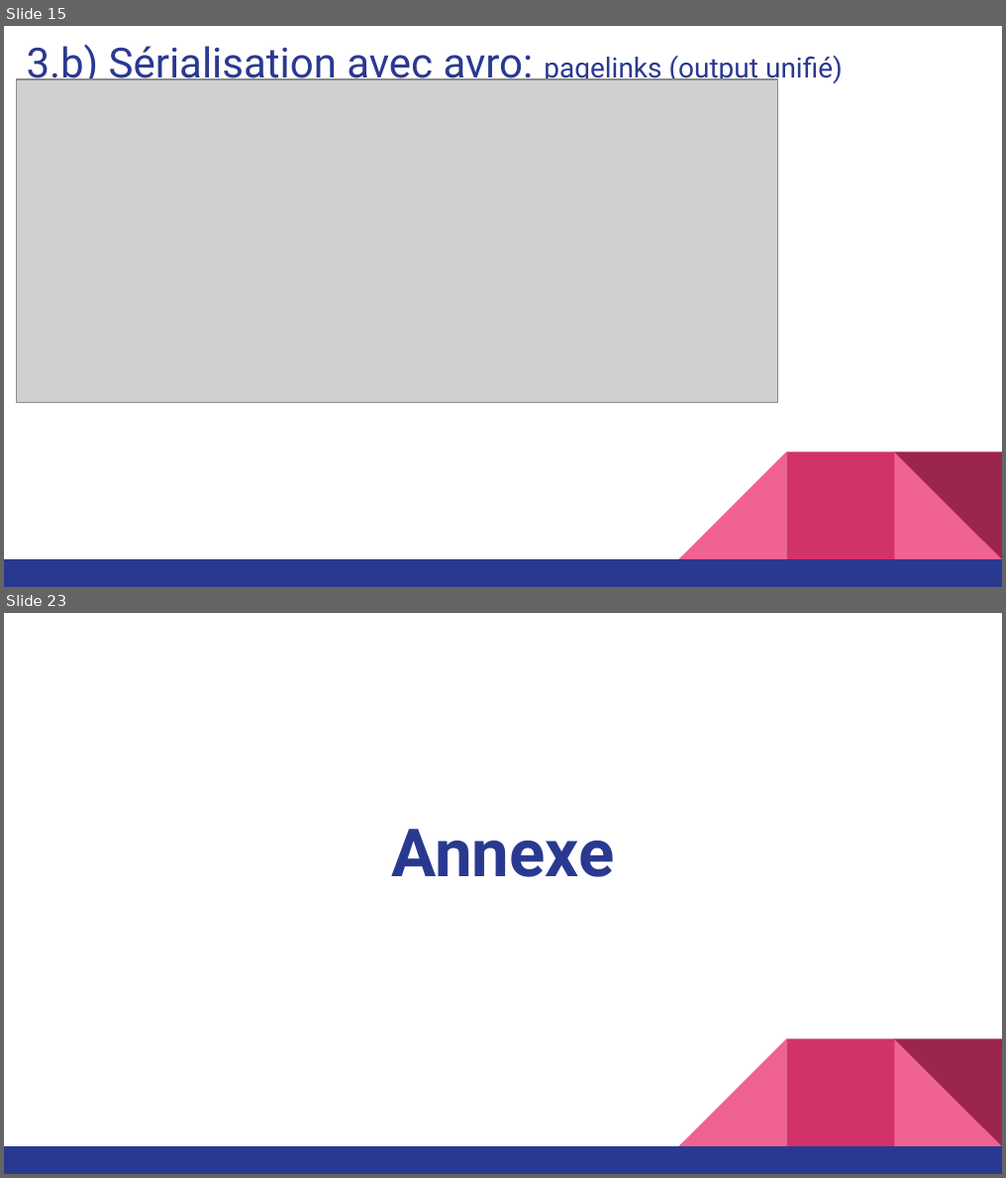
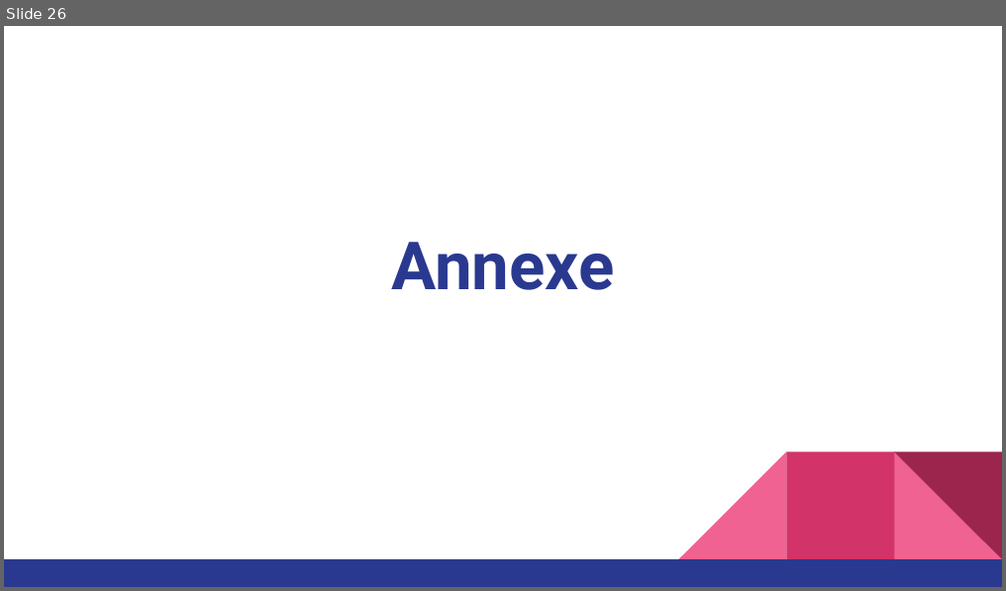
Before and after one commit to carolio7/batch_processing_wikimedia, a slide deck: presentation/presentation_projet4_v02.pptx. Shown one above the other, each under a label of ours: slides 15 and 23 before the commit, slide 26 after it; the slides between them are not shown. The pictures are 1006x1178 and 1006x591 pixels, drawn with LibreOffice and Linux fonts; fonts in the diff are those of the drawing; grey boxes stand for pictures. Boxes give left, top, right and bottom in pixels: in the first picture for what was removed or moved away, otherwise in the second. Text is boxed around its words. In the diff, an @@ line names an element or a change of style, - is before the commit and + after.

```diff
--- a/presentation/presentation_projet4_v02.pptx
+++ b/presentation/presentation_projet4_v02.pptx
@@ slide 15 removed at (4,26,1002,587), background #FFFFFF; not listed: 5 template elements that a slide beside it also shows @@
@@ title removed at (27,44,843,87) @@
-3.b) Sérialisation avec avro: pagelinks (output unifié)
@@ picture removed at (16,79,777,403) @@
@@ what was slide 23 is now slide 26 @@
```
Also in this commit, not shown: 17 slides changed, 7 slides added, 3 other slides removed, 1 other file.
